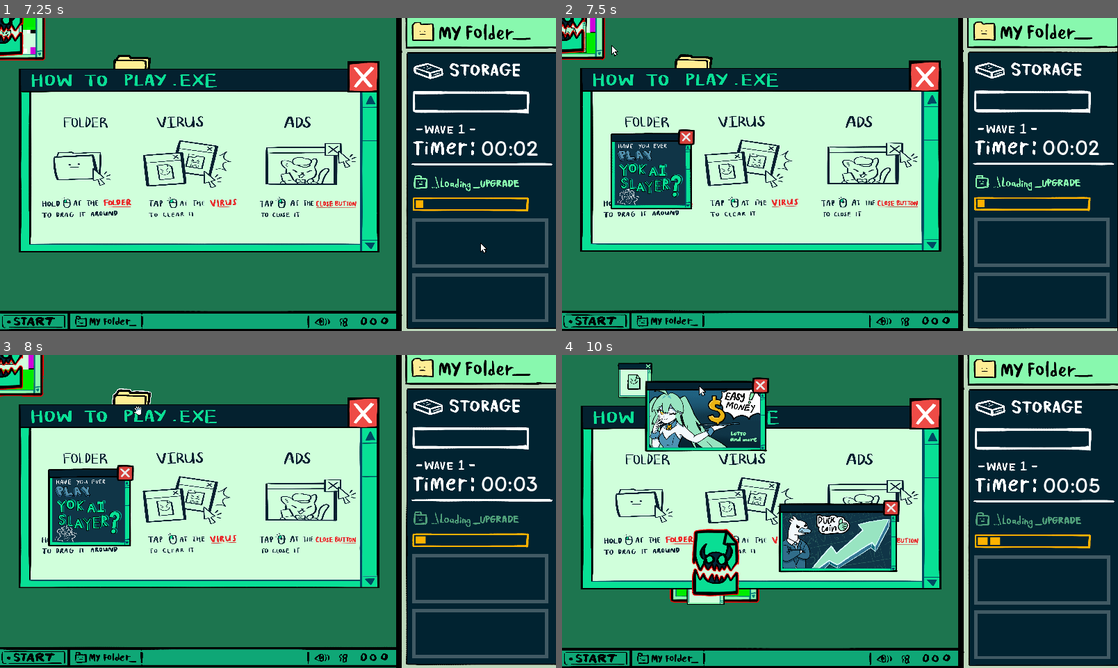
Above: before the commit, frames 1-4 (two rows, left to right).
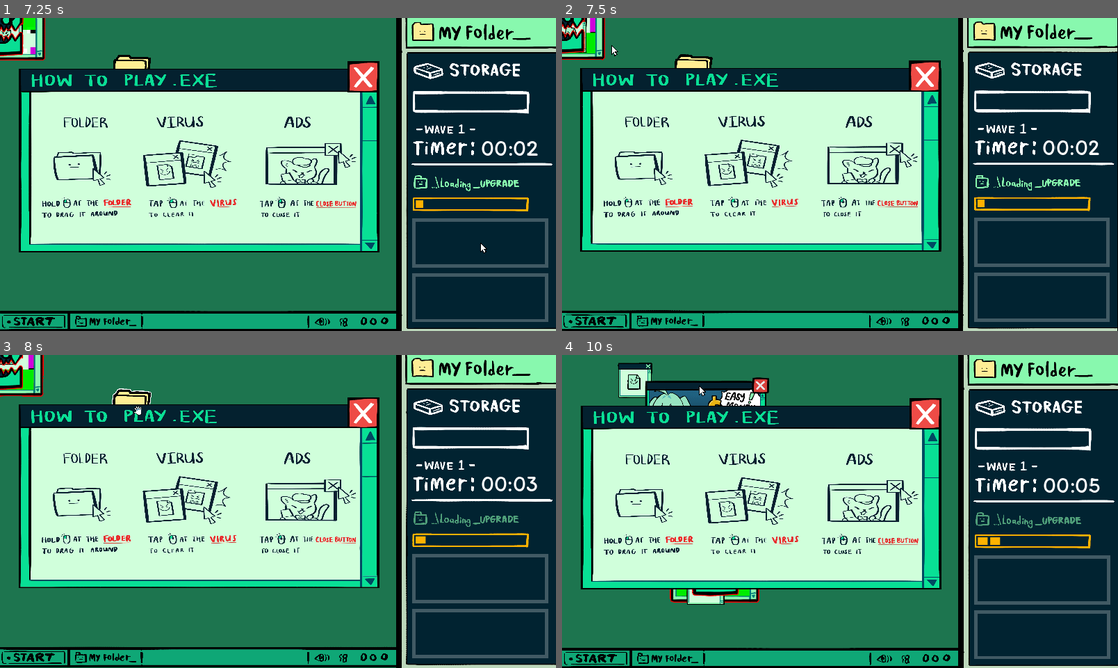
Above: after the commit, the same moments.

Repository: icheft524/Folder-Brawler
Game: Godot game, scene res://menu.tscn
Same seed, same stepped clock (60 frames per second), same inputs: the game is played once before the commit and once after it. The engine's default icon, where the game draws it, is replaced by a stand-in: a white triangle on a blue panel in a dark square.
Inputs (mouse positions are in pixels of both pictures, inside the frame that each line leads up to):
- Up to frame 1 (7.25 s): click (16, 36) at 0.5 s; tap Enter (ui_accept) at 1.25, 2, 2.75, 3.5, 4.25, 4.52, 5 s; drag from (478, 243) to (133, 68) at 1.27 s; drag from (478, 296) to (133, 68) at 2.02 s; move the mouse to (333, 105) at 2.77 s; press the mouse at (333, 105) at 2.78 s; release the mouse at (333, 105) at 3.5 s; drag from (250, 237) to (478, 243) at 3.52 s; move the mouse to (444, 221) at 4.27 s; press the mouse at (444, 221) at 4.28 s; release the mouse at (444, 221) at 5 s; drag from (111, 127) to (194, 96) at 5.02 s; move the mouse to (133, 68) at 5.77 s; press the mouse at (133, 68) at 5.78 s; release the mouse at (133, 68) at 6.5 s; drag from (194, 96) to (478, 243) at 6.52 s
- Up to frame 2 (7.5 s): drag from (567, 33) to (695, 68) at 7.27 s
- Up to frame 3 (8 s): no input
- Up to frame 4 (10 s): drag from (650, 511) to (695, 405) at 8.02 s; move the mouse to (717, 561) at 8.77 s; press the mouse at (717, 561) at 8.78 s; release the mouse at (717, 561) at 9.5 s; drag from (689, 473) to (701, 386) at 9.52 s

Frame 1 is identical in both runs. In frame 2, 3.5% of the frame differs, in the area x 8-24%, y 35-62%; in frame 3, 3.7%; in frame 4, 8.9%, in the area x 14-61%, y 16-75%.

Commit message:
popup fix

Diff:
--- a/popup.tscn
+++ b/popup.tscn
@@ -6,13 +6,14 @@
 
 [node name="popup" type="Node2D"]
 process_mode = 2
+z_index = 5
 script = ExtResource("1_k3w5a")
 
 [node name="image" type="Sprite2D" parent="."]
 process_mode = 2
 visible = false
 position = Vector2(549, 267)
-scale = Vector2(0.369026, 0.274029)
+scale = Vector2(0.3, 0.3)
 texture = ExtResource("2_8l3el")
 
 [node name="close" type="TextureButton" parent="image"]
